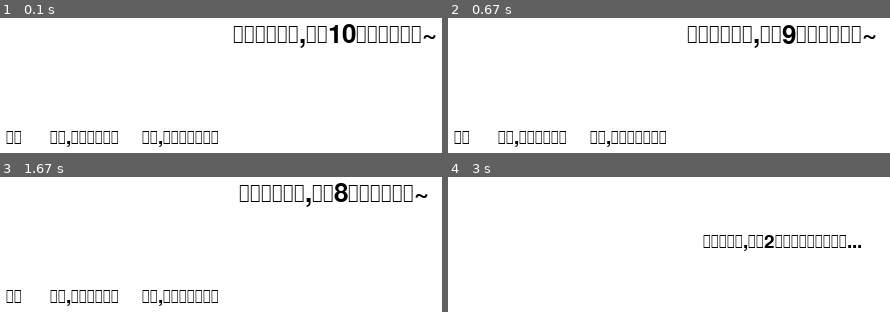
Above: before the commit, frames 1-4 (two rows, left to right).
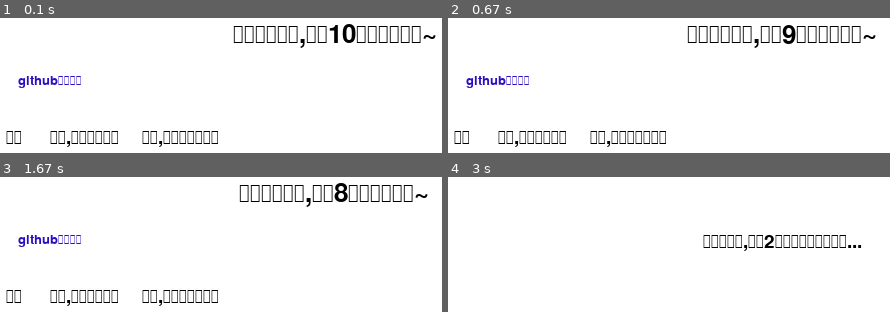
Above: after the commit, the same moments.

Repository: zhuhansan666/autoPowerOff
Game: pygame game, started from ui.py
Two runs of this game, one before a commit and one after it. Both use one fixed random seed, a clock stepped at 60 frames per second and the inputs below.
Inputs (mouse positions are in pixels of both pictures, inside the frame that each line leads up to):
- Up to frame 1 (0.1 s): no input
- Up to frame 2 (0.67 s): press the mouse at (531, 136) at 0.37 s; move the mouse to (549, 127) at 0.47 s; release the mouse at (567, 116) at 0.6 s
- Up to frame 3 (1.67 s): no input
- Up to frame 4 (3 s): press the mouse at (461, 295) at 1.7 s; move the mouse to (545, 291) at 1.8 s; release the mouse at (633, 289) at 1.93 s

The runs differ from the first frame. In frame 1, 0.6% of the frame differs, in the area x 4-19%, y 42-52%; in frame 2, 0.6%; in frame 3, 0.6%; in frame 4, nothing differs.

Commit message:
Add files via upload

Diff:
--- a/PygameButtonClass.py
+++ b/PygameButtonClass.py
@@ -102,16 +102,16 @@
                 阴影Surface.set_alpha(self.阴影透明度) #设置阴影透明度
                 self.screen.blit(阴影Surface, (0,0)) #画选中阴影
         else:
-            # if len(eventList) == 0:
-            #     mousePos = pygame.mouse.get_pos() #获取鼠标位置
-            #     surfacePos = (self.buttonPos[0],self.buttonPos[1],self.buttonPos[0]+surfaceSize[0],self.buttonPos[1]+surfaceSize[1]) #获取对象位置
-            # for e in eventList: #更新鼠标位置并获取操作
-            #     mousePos = pygame.mouse.get_pos() #获取鼠标位置
-            #     surfacePos = (self.buttonPos[0],self.buttonPos[1],self.buttonPos[0]+surfaceSize[0],self.buttonPos[1]+surfaceSize[1]) #获取对象位置
-            #     if e.type == pygame.MOUSEBUTTONUP: #检测是否鼠标左键是否弹起
-            if self.checkPos(e.pos,surfacePos): #检测是否按下按钮
-                self.buttonType = e.button #left 1,moddle 2,right 3,侧键(left Down) 6,鼠标滚轮上 4,鼠标滚轮下 5,...
-                self.button = True
+            if len(eventList) == 0:
+                mousePos = pygame.mouse.get_pos() #获取鼠标位置
+                surfacePos = (self.buttonPos[0],self.buttonPos[1],self.buttonPos[0]+surfaceSize[0],self.buttonPos[1]+surfaceSize[1]) #获取对象位置
+            for e in eventList: #更新鼠标位置并获取操作
+                mousePos = pygame.mouse.get_pos() #获取鼠标位置
+                surfacePos = (self.buttonPos[0],self.buttonPos[1],self.buttonPos[0]+surfaceSize[0],self.buttonPos[1]+surfaceSize[1]) #获取对象位置
+                if e.type == pygame.MOUSEBUTTONUP: #检测是否鼠标左键是否弹起
+                    if self.checkPos(e.pos,surfacePos): #检测是否按下按钮
+                        self.buttonType = e.button #left 1,moddle 2,right 3,侧键(left Down) 6,鼠标滚轮上 4,鼠标滚轮下 5,...
+                        self.button = True
 
         self.screen.blit(tempSurface,self.buttonPos) #画主对象
         if self.screenUpdate: #检测是否自动更新屏幕
--- a/main.py
+++ b/main.py
@@ -15,6 +15,8 @@
 import pynput
 from json import loads
 from json.decoder import JSONDecodeError
+
+url = """https://github.com/zhuhansan666/autoPowerOff"""
 
 def time_check(_time_:str,精确匹配:bool=False):
     '''时间格式:%Y-%m-%d/%H:%M:%S 或 %H:%M:%S'''
@@ -230,3 +232,6 @@
                     j = -1
                 elif rec == 3:
                     exit = True
+                elif rec == 4:
+                    j = -1
+                    run("explorer {}".format(url),shell=True)
--- a/ui.py
+++ b/ui.py
@@ -26,6 +26,7 @@
     colors = {
         "w":(255,255,255),
         "b":(0,0,0),
+        "blue":(43, 16, 195),
     }
 
     sound = pygame.mixer.Sound(join(workPath,'./sounds/定时关机提示音.wav'))
@@ -55,11 +56,13 @@
     waitS = 3
     font =  pygame.font.Font(fontFile,fontSize)
     fontbig =  pygame.font.Font(fontFile,fontSize+10)
-
+    githubButtonPos = (27,67)
+    githubButtonSize = 20
 
     b1 = button("确定,我现在关机",(5,mainY),('  确定  ',fontFile,"file",fontSize,colors["b"],False,False,False),screen,选中阴影=True,阴影颜色=(127,127,127),阴影透明度=200,阴影圆角=阴影圆角,阴影缩放=阴影缩放)
     b2 = button("稍等,程序后台检测",(30,mainY),(' 稍等,程序后台检测 ',fontFile,"file",fontSize,colors["b"],False,False,False),screen,选中阴影=True,阴影颜色=(127,127,127),阴影透明度=200,阴影圆角=阴影圆角,阴影缩放=阴影缩放)
     b3 = button("取消,我现在退出程序",(300,mainY),(' 取消,我现在退出程序 ',fontFile,"file",fontSize,colors["b"],False,False,False),screen,选中阴影=True,阴影颜色=(127,127,127),阴影透明度=200,阴影圆角=阴影圆角,阴影缩放=阴影缩放)
+    b4 = button("github",githubButtonPos,('github项目页面',fontFile,"file",githubButtonSize,colors["blue"],False,False,False),screen)#,选中阴影=True,阴影颜色=(127,127,127),阴影透明度=200,阴影圆角=阴影圆角,阴影缩放=阴影缩放)
     surface = fontbig.render("已达预定时间,将在10秒后自动关机~",True,colors["b"])
     showS = (round(screen.get_width()/2-surface.get_width()/2),titleY)
 
@@ -88,6 +91,7 @@
         b2.draw(evensList)
         b3.setPos((b2.getEndX()+3,mainY))
         b3.draw(evensList)
+        b4.draw(evensList)
         if b1.returnClick()[0]:
             pygame.quit()
             return 1
@@ -109,6 +113,9 @@
                 pygame.display.update()
             pygame.quit()
             return 3
+        if b4.returnClick()[0]:
+            pygame.quit()
+            return 4
         pygame.display.update()
         screen.fill(colors.get("w"))
         if time() - lowTime >= outTimeS:
